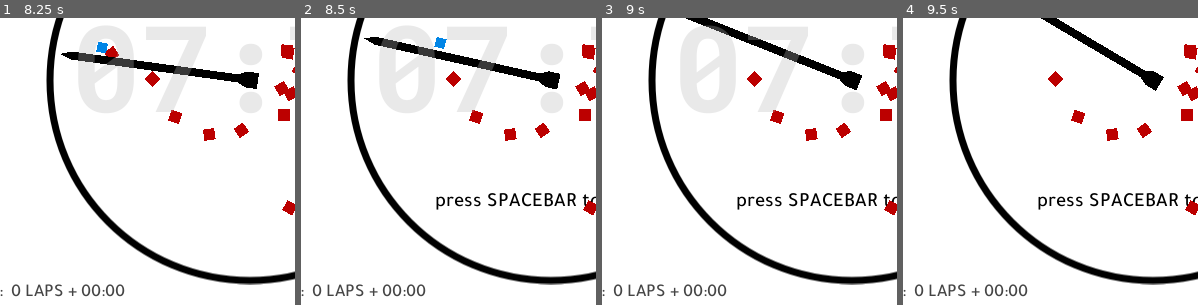
Above: before the commit, frames 1-4 (left to right).
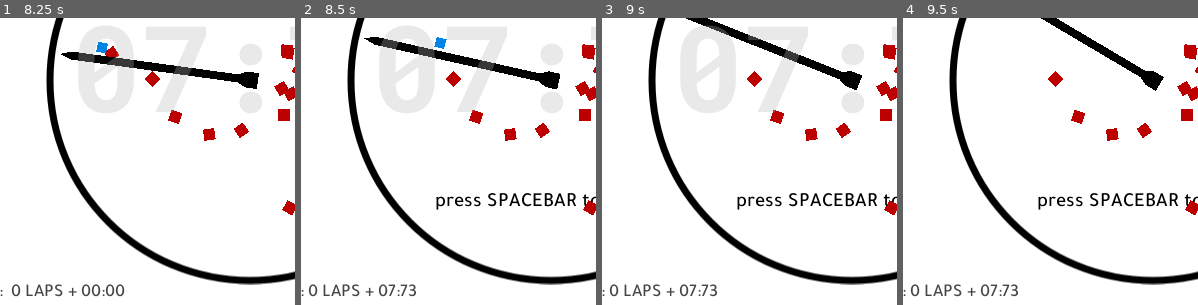
Above: after the commit, the same moments.

Repository: albertnez/10-second-laps
Game: Godot game, scene res://Scenes/GameWrapper.tscn
Two runs of this game, one before a commit and one after it. Both use one fixed random seed, a clock stepped at 60 frames per second and the inputs below.
Inputs:
- Up to frame 1 (8.25 s): tap Space (action) at 0.5, 0.6, 1.25, 1.35, 2, 2.1, 2.75, 2.85, 3.5, 3.6, 4.25, 4.35, 5.1, 5.85, 6.6, 7.35, 8.1 s
- Up to frame 2 (8.5 s): no input
- Up to frame 3 (9 s): tap Space (action) at 8.85 s
- Up to frame 4 (9.5 s): no input
The pictures show only the part of the screen within x 8-58%, y 46-96%; the shares and areas given below are measured in that part.

Frame 1 is identical in both runs. In frame 2, 1.0% of the frame differs, in the area x 2-43%, y 92-98%; in frame 3, 1.0%; in frame 4, 1.0%.

Commit message:
updating best score

Diff:
--- a/Scenes/Game/World.gd
+++ b/Scenes/Game/World.gd
@@ -23,6 +23,9 @@
 
 var _lap_timer := 0.0
 var _laps := 0
+
+var _best_laps := 0
+var _best_timer := 0.0
 
 var _gameover_timestamp := 0
 var _preparation_tween : SceneTreeTween = null
@@ -108,6 +111,14 @@
 
 func _die() -> void:
 	_game_state = GameState.GAME_OVER
+
+	# New record!
+	if _laps*10.0 + _lap_timer > _best_laps*10.0 + _best_timer:
+		var new_message := str("BEST: ", _laps, " LAPS + ", _float_time_to_text(_lap_timer))
+		EventBus.emit_signal("update_best_label", new_message)
+		_best_laps = _laps
+		_best_timer = _lap_timer
+
 	_gameover_timestamp = Time.get_ticks_msec()
 	_restart_instructions.show()
 
--- a/Scenes/Ui/MainUi.gd
+++ b/Scenes/Ui/MainUi.gd
@@ -2,9 +2,11 @@
 
 onready var _laps_label := $"%LapsLabel"
 onready var _volume_slide := $"%VolumeSlide"
+onready var _best_score_label := $"%BestScoreLabel"
 
 func _ready() -> void:
 	EventBus.connect("laps_changed", self, "_on_EventBus_laps_changed")
+	EventBus.connect("update_best_label", _best_score_label, "set_text")
 
 
 func _on_EventBus_laps_changed(num_laps: int) -> void:
--- a/Scenes/Ui/MainUi.tscn
+++ b/Scenes/Ui/MainUi.tscn
@@ -54,6 +54,7 @@
 margin_right = 187.0
 
 [node name="BestScoreLabel" type="Label" parent="Bottom/BottomLeft"]
+unique_name_in_owner = true
 margin_right = 187.0
 margin_bottom = 19.0
 text = "BEST:  0 LAPS + 00:00"
--- a/Scenes/Utils/EventBus.gd
+++ b/Scenes/Utils/EventBus.gd
@@ -4,3 +4,4 @@
 signal laps_changed(num_laps)
 signal player_jump()
 signal game_start()
+signal update_best_label(best_message)
